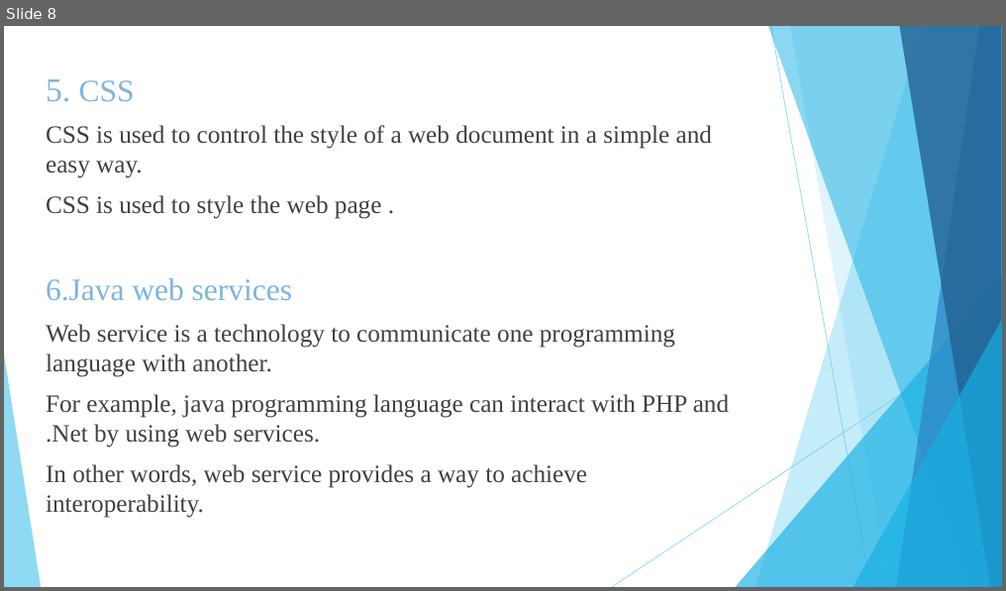
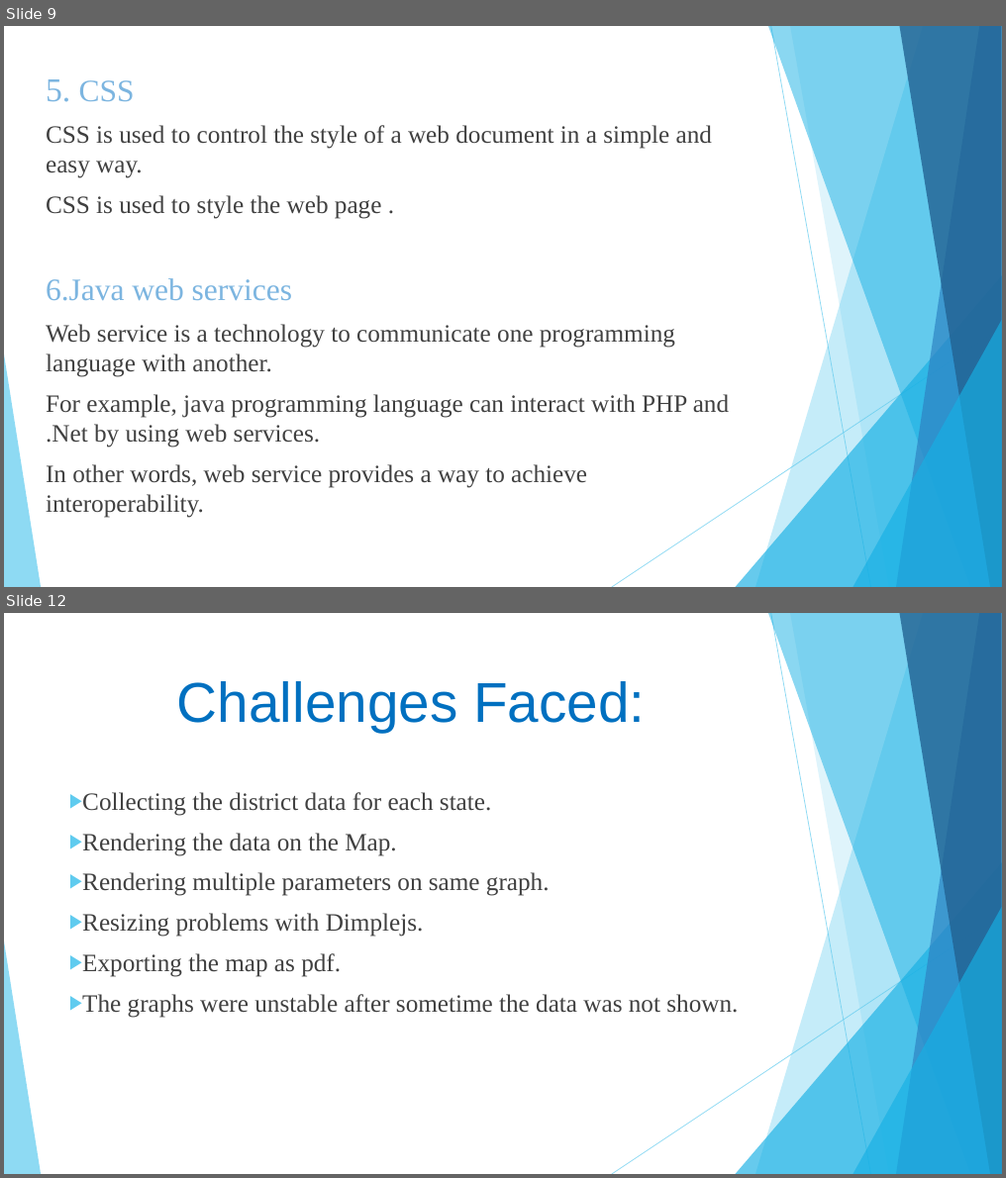
Before and after one commit to theshubhamp-zz/HAD, a slide deck: docs/HAD project.pptx. Shown one above the other, each under a label of ours: slide 8 before the commit, slides 9 and 12 after it; the slides between them are not shown. The pictures are 1006x591 and 1006x1178 pixels, drawn with LibreOffice and Linux fonts; fonts in the diff are those of the drawing. Boxes give left, top, right and bottom in pixels: in the first picture for what was removed or moved away, otherwise in the second. Text is boxed around its words. In the diff, an @@ line names an element or a change of style, - is before the commit and + after.

```diff
--- a/docs/HAD project.pptx
+++ b/docs/HAD project.pptx
@@ slide 12 added at box(4, 613, 1002, 1174), background #FFFFFF; not listed: 10 template elements that a slide beside it also shows @@
@@ title added at box(177, 681, 645, 733), 54 pt, text #0070C0 @@
+Challenges Faced:
@@ text added at box(82, 792, 738, 1018), 24 pt, text #404040 @@
+▶ Collecting the district data for each state.
+▶ Rendering the data on the Map.
+▶ Rendering multiple parameters on same graph.
+▶ Resizing problems with Dimplejs.
+▶ Exporting the map as pdf.
+▶ The graphs were unstable after sometime the data was not shown.
@@ what was slide 8 is now slide 9 @@
```
Also in this commit, not shown: 4 slides changed, 4 other slides added.
